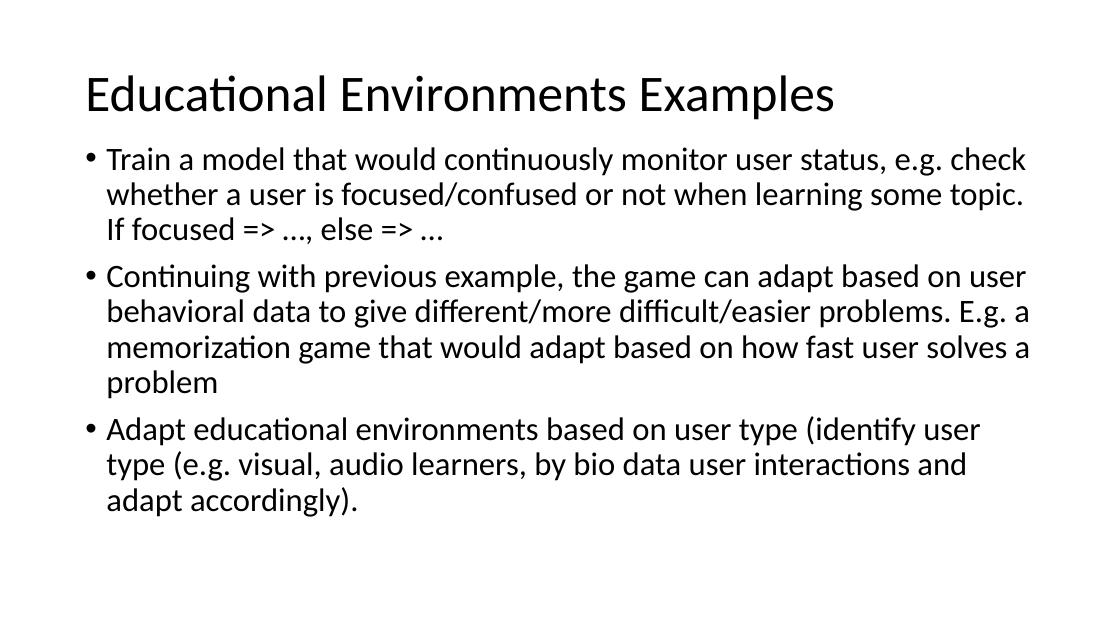
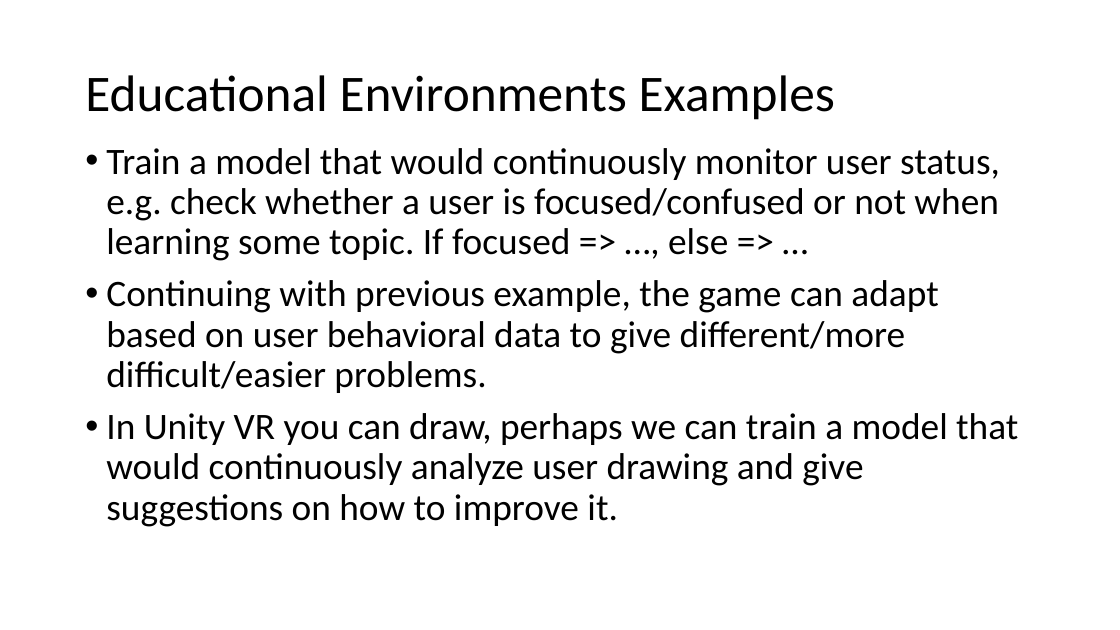
Before and after one commit to ztsv-av/xr_ml, a slide deck: slide 10 of unity-vs-unreal.pptx. Drawn at 1120x630 pixels with LibreOffice and Linux fonts; fonts in the diff are those of the drawing. Boxes give left, top, right and bottom in pixels: in the first picture for what was removed or moved away, otherwise in the second. Text is boxed around its words. In the diff, an @@ line names an element or a change of style, - is before the commit and + after.

Commit message:
upd

```diff
--- a/unity-vs-unreal.pptx
+++ b/unity-vs-unreal.pptx
@@ text at [106,148,1000,261]: size 28 to 32 pt in "Train a model that would continuously monitor ..." @@
@@ text at [106,280,1018,527]: text changed; size 28 to 32 pt @@
-• Continuing with previous example, the game can adapt based on user behavioral data to give different/more difficult/easier problems. E.g. a memorization game that would adapt based on how fast user solves a problem
-• Adapt educational environments based on user type (identify user type (e.g. visual, audio learners, by bio data user interactions and adapt accordingly).
+• Continuing with previous example, the game can adapt based on user behavioral data to give different/more difficult/easier problems.
+• In Unity VR you can draw, perhaps we can train a model that would continuously analyze user drawing and give suggestions on how to improve it.
```
Also in this commit, not shown: 1 other slide changed.
